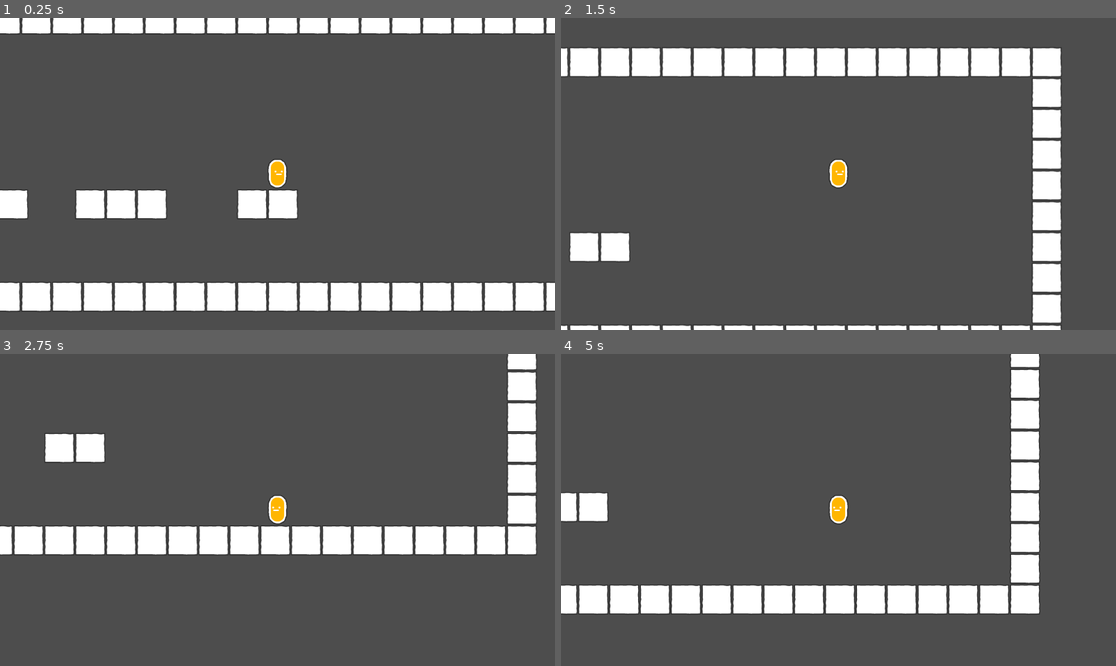
Above: before the commit, frames 1-4 (two rows, left to right).
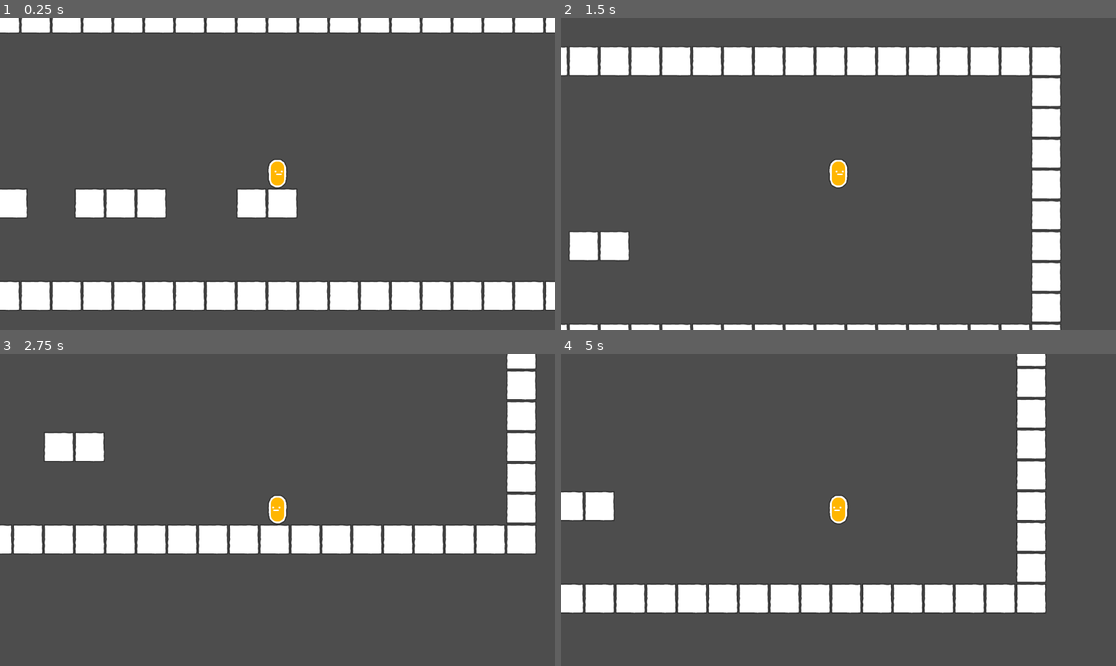
Above: after the commit, the same moments.

Repository: Cinsocraft/Maquina_Estado
Game: Godot game, scene res://Scene/Test.tscn
Two runs of this game, one before a commit and one after it. Both use one fixed random seed, a clock stepped at 60 frames per second and the inputs below.
Inputs:
- Up to frame 1 (0.25 s): no input
- Up to frame 2 (1.5 s): tap Enter at 0.5 s; hold Right (right) from 0.53 s (still down); tap Space (jump) at 0.77 s
- Up to frame 3 (2.75 s): tap Space (jump) at 1.52 s; release Right (right) at 2.03 s; hold A (left) from 2.03 s (still down)
- Up to frame 4 (5 s): release A (left) at 2.78 s; hold Right (right) 2.78-4.28 s; tap Space (jump) at 3.02, 3.77, 4.52 s; hold A (left) from 4.28 s (still down)

The runs differ from the first frame. In frame 1, 3.1% of the frame differs, in the area x 0-100%, y 0-95%; in frame 2, 3.0%; in frame 3, 2.4%; in frame 4, 5.0%, in the area x 0-88%, y 0-84%.

Commit message:
Creación del Corner Correction
Poner todos los nodos, crear la maquinad de estado y escribir el string para que se haga el autocompletado del godot

Diff:
--- a/Assets/PersonajeSimple.tscn
+++ b/Assets/PersonajeSimple.tscn
@@ -10,6 +10,7 @@
 [ext_resource type="Script" uid="uid://bo87ouky3jfkh" path="res://Scritps/StateScript/Estados/fall_state.gd" id="8_j0yqh"]
 [ext_resource type="Script" uid="uid://dcomnvrmvd1gk" path="res://Scritps/StateScript/Estados/coyote_state.gd" id="9_sivoe"]
 [ext_resource type="Script" uid="uid://cb8e8avgvond0" path="res://Scritps/StateScript/Estados/buffer_state.gd" id="10_xsjsp"]
+[ext_resource type="Script" uid="uid://dab5076a42gm2" path="res://Assets/corner_state.gd" id="11_tspk4"]
 
 [sub_resource type="Resource" id="Resource_5pq2n"]
 script = ExtResource("2_b1e43")
@@ -22,8 +23,8 @@
 metadata/_custom_type_script = "uid://cxgbg04oq4klp"
 
 [sub_resource type="CapsuleShape2D" id="CapsuleShape2D_xsjsp"]
-radius = 5.0
-height = 15.5
+radius = 18.0
+height = 58.0
 
 [node name="Player" type="CharacterBody2D"]
 collision_layer = 7
@@ -38,10 +39,23 @@
 texture = ExtResource("1_nhi5a")
 
 [node name="CollisionShape2D" type="CollisionShape2D" parent="."]
-position = Vector2(0, 23.25)
 shape = SubResource("CapsuleShape2D_xsjsp")
 
 [node name="Camera2D" type="Camera2D" parent="."]
+
+[node name="Corner_Right_Control" type="RayCast2D" parent="."]
+position = Vector2(20, 0)
+rotation = -3.14159
+collision_mask = 7
+
+[node name="Corner_Center_Control" type="RayCast2D" parent="."]
+rotation = 3.14159
+collision_mask = 7
+
+[node name="Corner_Left_Control" type="RayCast2D" parent="."]
+position = Vector2(-20, 0)
+rotation = -3.14159
+collision_mask = 7
 
 [node name="Buffer_Control" type="RayCast2D" parent="."]
 position = Vector2(0, 30)
@@ -77,6 +91,9 @@
 [node name="Buffer_State" type="Node" parent="StateMachine"]
 script = ExtResource("10_xsjsp")
 
+[node name="Corner_State" type="Node" parent="StateMachine"]
+script = ExtResource("11_tspk4")
+
 [node name="Coyote Timer" type="Timer" parent="."]
 wait_time = 10.0
 one_shot = true
--- /dev/null
+++ b/Assets/corner_state.gd
@@ -0,0 +1,10 @@
+extends PlayerStateGravityBase
+
+
+func on_physics_process(delta):
+	player.velocity.x = \
+		Input.get_axis("left", "right") * player.movement_stats.move_speed
+	##Control de estados
+	##Control del corrector de esquinas del personaje
+	handle_gravity(delta)
+	controlled_node.move_and_slide()
--- a/Scritps/StateScript/Player.gd
+++ b/Scritps/StateScript/Player.gd
@@ -10,7 +10,11 @@
 @onready var body: Node2D = $body
 @onready var buffer_control: RayCast2D = $Buffer_Control
 @onready var coyote_control: RayCast2D = $Coyote_Control
-
+###
+@onready var corner_right_control: RayCast2D = $Corner_Right_Control
+@onready var corner_left_control: RayCast2D = $Corner_Left_Control
+@onready var corner_center_control: RayCast2D = $Corner_Center_Control
+###
 func set_facing_direction(x:float) -> void:
 	if abs(x) > 0:
 		body.scale.x = -1 if (x < 0) else 1
--- a/Scritps/StateScript/player_state_names.gd
+++ b/Scritps/StateScript/player_state_names.gd
@@ -7,6 +7,7 @@
 const Jump:String = "Jump_State"
 const Coyote:String ="Coyote_State"
 const Buffer:String = "Buffer_State"
+const Corner:String = "Corner_State"
 
 
 #Estados de combate de un boss? creo
Not shown: 1 places in Assets/PersonajeSimple.tscn that only renumber resources
Not shown, added: Assets/corner_state.gd.uid
